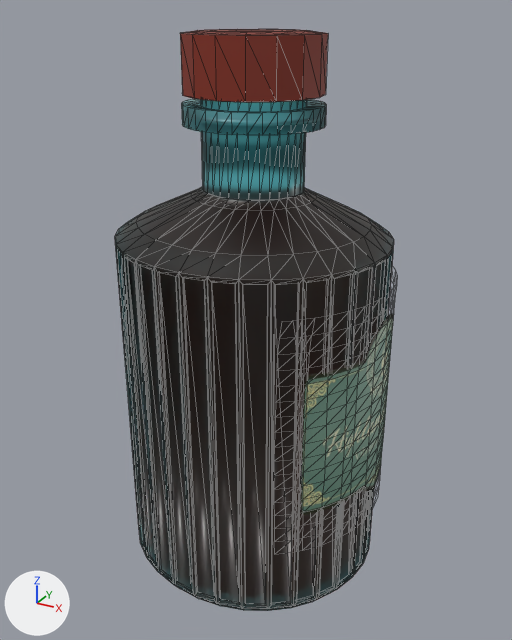
An edit to the glTF model Tienda/Models3D/HighlandBreeze3D.glb, drawn before and after from the same camera.
Camera for both pictures: a 50 mm camera at (1.92, -3.45, 3.44) aimed at (0.01, 0.02, 1.71). Arrows for +X, +Y and +Z are at lower left; the lights stay in place. Mesh edges are drawn as thin lines. Where no turn or scale is listed for an object, it has been applied to the vertices. Vertices at the same position are counted once.

In view in the first picture: 'Cylinder.001', 'Scottish_Peaks'.
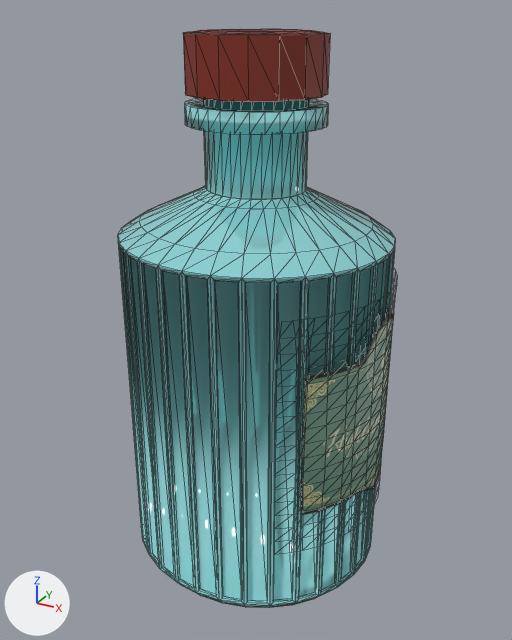
Changed parts and their boxes (x1, y1, x2, y2) in the pictures (512 x 640 px):
'Cylinder.001', surface changed, moved: before (115, 29, 394, 611); after (118, 29, 395, 608)
part 1 of me_cylinder_004, recoloured: before (115, 99, 394, 611); after (118, 98, 395, 608)

Diff of the bpy script that builds the scene:
```diff
--- a/Tienda/Models3D/HighlandBreeze3D.glb.py
+++ b/Tienda/Models3D/HighlandBreeze3D.glb.py
@@ mat_material_003 @@
+mat_material_003 = principled_material('Material.003')
+mat_material_003.base_color = (0.328, 0.779, 0.801)  # cyan #9be4e7
+mat_material_003.metallic = 0.333
+mat_material_003.roughness = 0.0
@@ me_cylinder_004 @@
 me_cylinder_004.from_pydata(...)  # 896 vertices, 1708 faces; spans x -1.05..0.56, y -1.47..0.04, z -0.88..2.44
 # used by ob_cylinder_001; location = (0.246, 0.714, 0.905)
+# me_cylinder_004 part 1: 1310 faces spanning x -1.05..0.56, y -1.47..0.04, z -0.88..2.08 switch from mat_glass (cyan #7bf4ff) to mat_material_003 (cyan #9be4e7)
 me_cylinder_004.materials.append(mat_material_001)
@@ ob_cylinder_001 @@
 ob_cylinder_001 = bpy.data.objects.new('Cylinder.001', me_cylinder_004)
-ob_cylinder_001.location = (0.246, 0.714, 0.905)
+ob_cylinder_001.location = (0.246, 0.74, 0.905)
```
